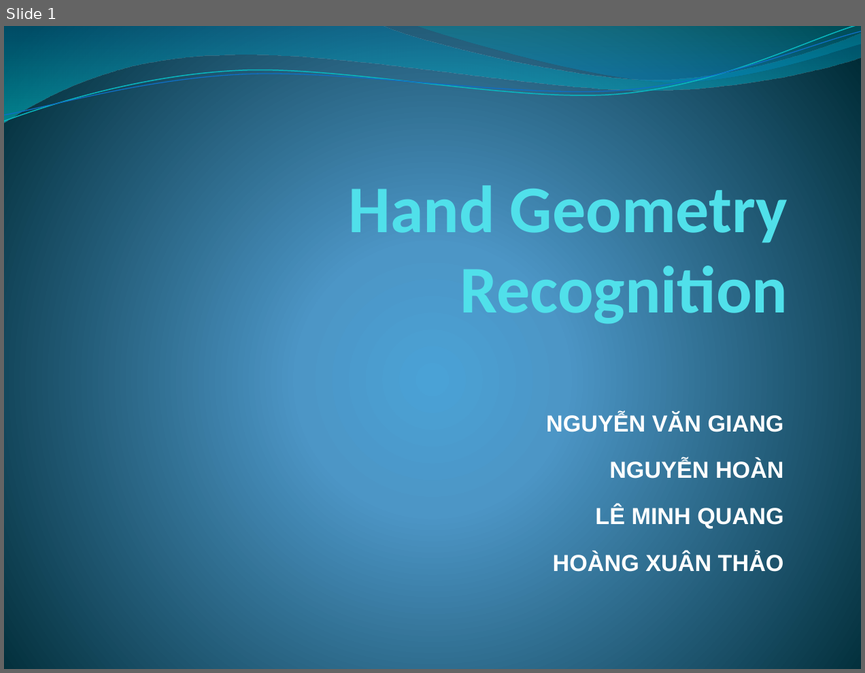
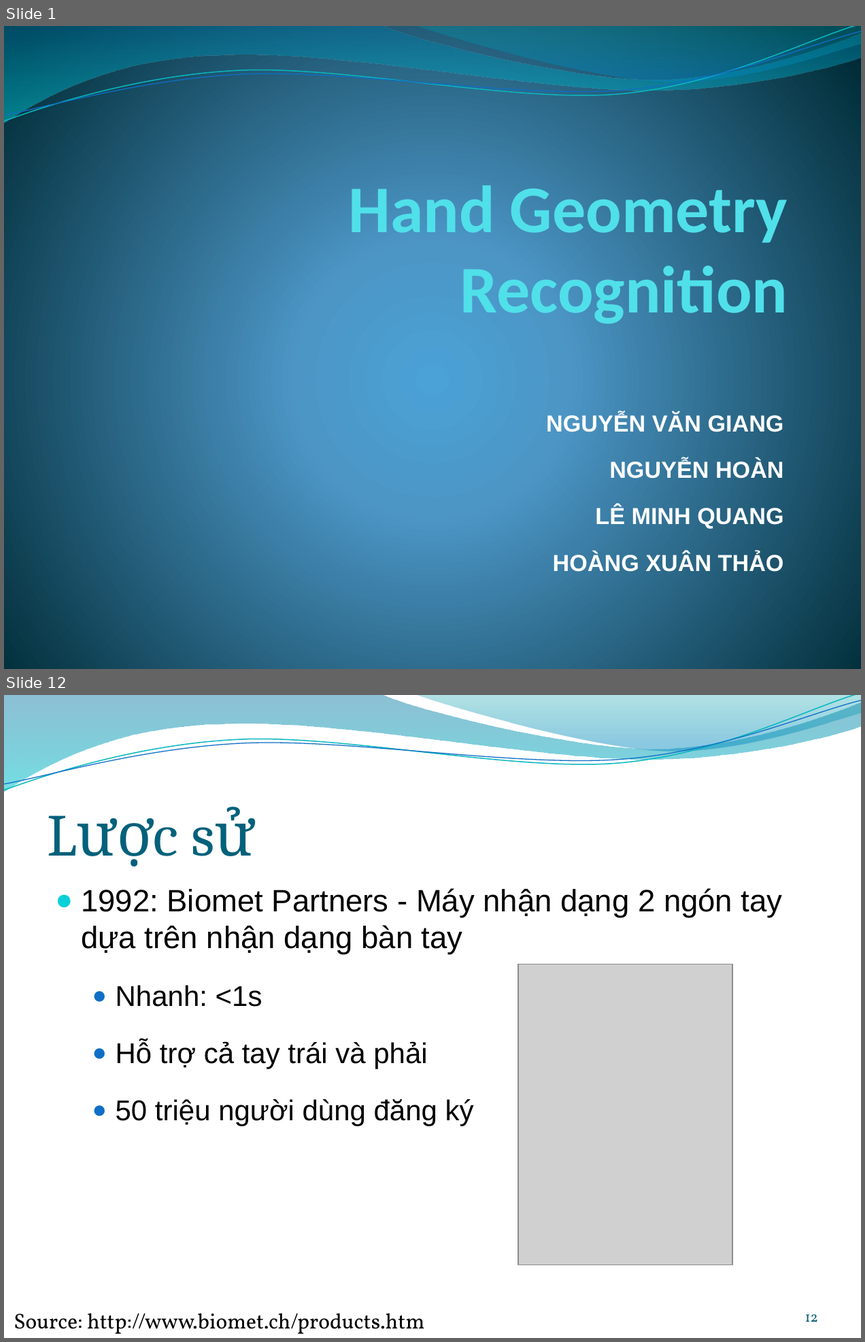
Before and after one commit to trianindiaputra/handgeometry, a slide deck: Documentation/presentation.pptx. Shown one above the other, each under a label of ours: slide 1 before the commit, slides 1 and 12 after it; the slides between them are not shown. The pictures are 865x673 and 865x1342 pixels, drawn with LibreOffice and Linux fonts; fonts in the diff are those of the drawing; grey boxes stand for pictures; background and template pictures are left out. Boxes give left, top, right and bottom in pixels: in the first picture for what was removed or moved away, otherwise in the second. Text is boxed around its words. In the diff, an @@ line names an element or a change of style, - is before the commit and + after.

```diff
--- a/Documentation/presentation.pptx
+++ b/Documentation/presentation.pptx
@@ slide 12 added at [4,695,861,1338], background picture (left out); not listed: 4 template elements that a slide beside it also shows @@
@@ title added at [47,761,818,868], 50 pt, text #04617B @@
+Lược sử
@@ text added at [81,888,783,1126], 26 pt, text #000000 @@
+● 1992: Biomet Partners - Máy nhận dạng 2 ngón tay dựa trên nhận dạng bàn tay
+  ● Nhanh: <1s
+  ● Hỗ trợ cả tay trái và phải
+  ● 50 triệu người dùng đăng ký
@@ picture added at [518,964,732,1265] @@
@@ text added at [14,1312,424,1334], 18 pt, text #000000 @@
+Source: http://www.biomet.ch/products.htm
@@ page number added at [805,1314,818,1321], 12 pt, text #045D75 @@
+12
```
Also in this commit, not shown: 5 slides changed, 12 other slides added, 1 slide removed, 1 other file.
